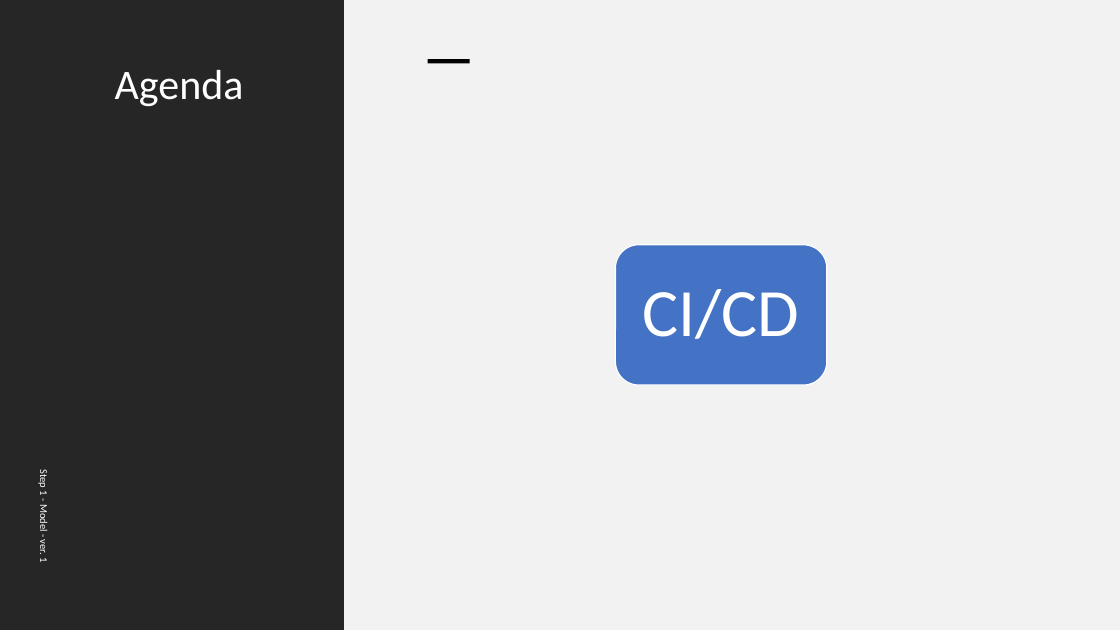
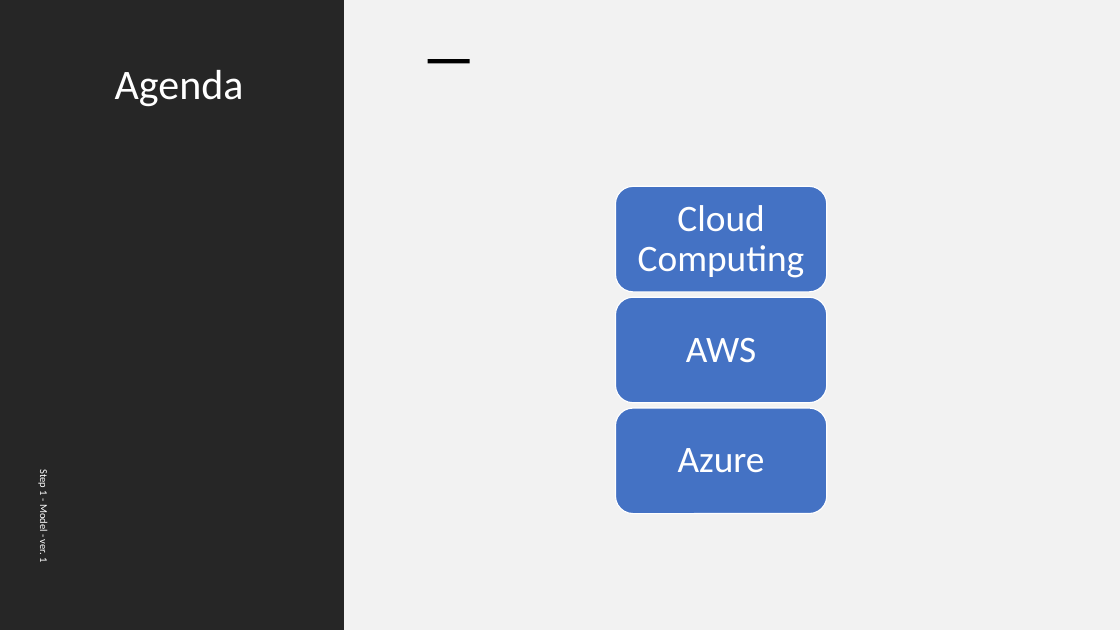
Before and after one commit to ext4dmin/DevOps-Mentorship, a slide deck: slide 2 of Step04-Cloud_Platforms_speach.pptx. Drawn at 1120x630 pixels with LibreOffice and Linux fonts; fonts in the diff are those of the drawing. Boxes give left, top, right and bottom in pixels: in the first picture for what was removed or moved away, otherwise in the second. Text is boxed around its words. In the diff, an @@ line names an element or a change of style, - is before the commit and + after.

Commit message:
Step 4. Cloud Platform: - To Review

```diff
--- a/Step04-Cloud_Platforms_speach.pptx
+++ b/Step04-Cloud_Platforms_speach.pptx
@@ rounded rectangle: place and size @@
-rounded rectangle at <box>616,245,828,385</box>
+rounded rectangle at <box>616,297,828,403</box>
@@ text removed at <box>643,289,800,339</box> @@
-CI/CD
@@ group added at <box>616,187,828,514</box>: 3 texts, 2 rounded rectangles @@
+Cloud Computing
+AWS
+Azure
```
Also in this commit, not shown: 5 slides added, 1 other file.
